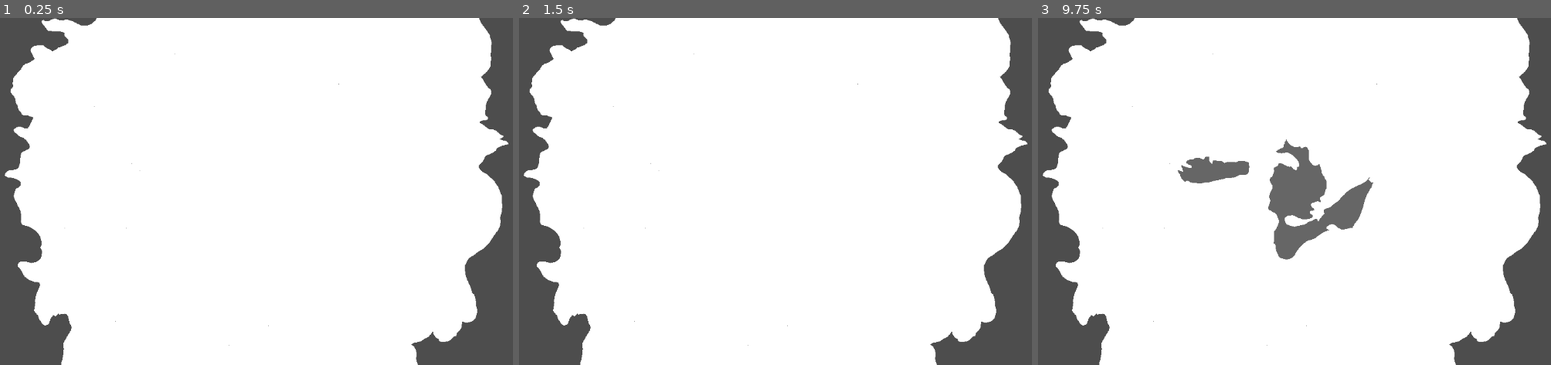
Above: before the commit, frames 1-3 (left to right).
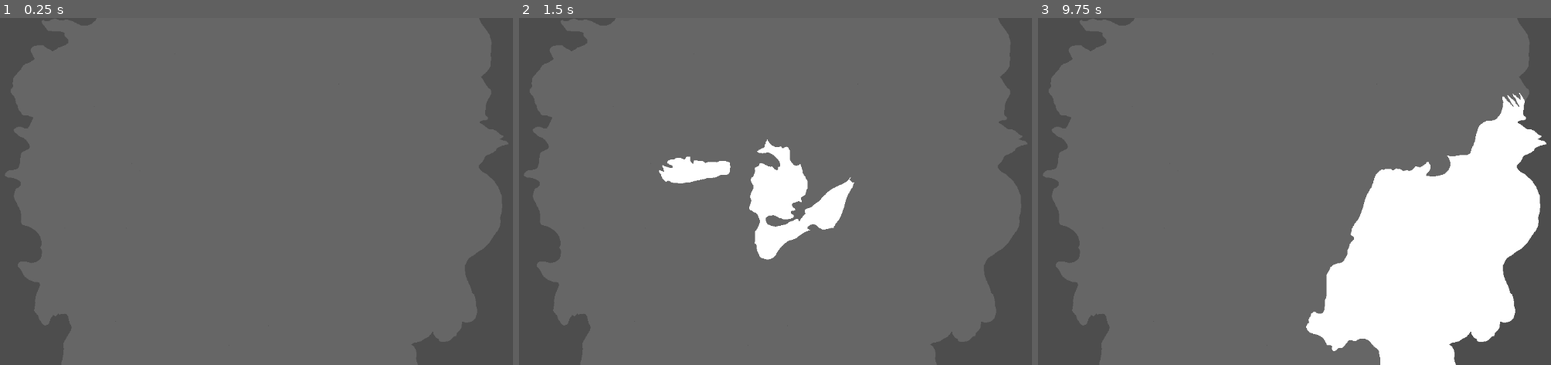
Above: after the commit, the same moments.

Repository: ExtraSoupGames/SubnauticaMap
Game: Godot game, scene res://main.tscn
Same seed, same stepped clock (60 frames per second), same inputs: the game is played once before the commit and once after it.
Inputs (mouse positions are in pixels of both pictures, inside the frame that each line leads up to):
- Up to frame 1 (0.25 s): no input
- Up to frame 2 (1.5 s): tap Enter at 0.5 s; click (780, 191) at 0.67 s; tap Space at 1.25 s; click (780, 191) at 1.42 s
- Up to frame 3 (9.75 s): tap Enter at 2, 3.5 s; click (1299, 191) at 2.17 s; tap Space at 2.75, 4.25 s; click (1299, 191) at 2.92 s; click (1299, 191) at 3.67 s; click (1299, 191) at 4.42 s; click (1299, 191) at 5.17 s; click (1299, 191) at 5.92 s; click (1299, 191) at 6.67 s; click (1299, 191) at 7.42 s; click (1299, 191) at 8.17 s; click (1299, 191) at 8.92 s; move the mouse to (1484, 243) at 9.52 s; click (1484, 243) at 9.67 s

The runs differ from the first frame. In frame 1, 87% of the frame differs, in the area x 0-100%, y 0-100%; in frame 2, 83%; in frame 3, 63%.

Commit message:
click detection

Diff:
--- a/subnautica-map/biome_element.gd
+++ b/subnautica-map/biome_element.gd
@@ -1,10 +1,12 @@
 class_name BiomeElement extends Area2D
 @export var hovered: Color
 @export var unhovered: Color
+var is_hovered: bool
 var show: Sprite2D
 func _ready():
 	mouse_entered.connect(_on_mouse_entered)
 	mouse_exited.connect(_on_mouse_exited)
+	input_event.connect(_on_input_event)
 
 func populate(biome_map: BitMap, biome_img: Image):
 	show = Sprite2D.new()
@@ -23,10 +25,18 @@
 			offset_poly.append(p - biome_map.get_size() / 2.0)
 		col.polygon = offset_poly
 		add_child(col)
+	_on_mouse_exited()
 
 func _on_mouse_entered():
 	show.modulate = hovered
+	is_hovered = true
 
 
 func _on_mouse_exited():
 	show.modulate = unhovered
+	is_hovered = false
+
+func _on_input_event(_viewport, event, _shape_idx):
+	if event is InputEventMouseButton:
+		if event.button_index == MOUSE_BUTTON_LEFT and event.pressed:
+			print("Clicked this biome!")
